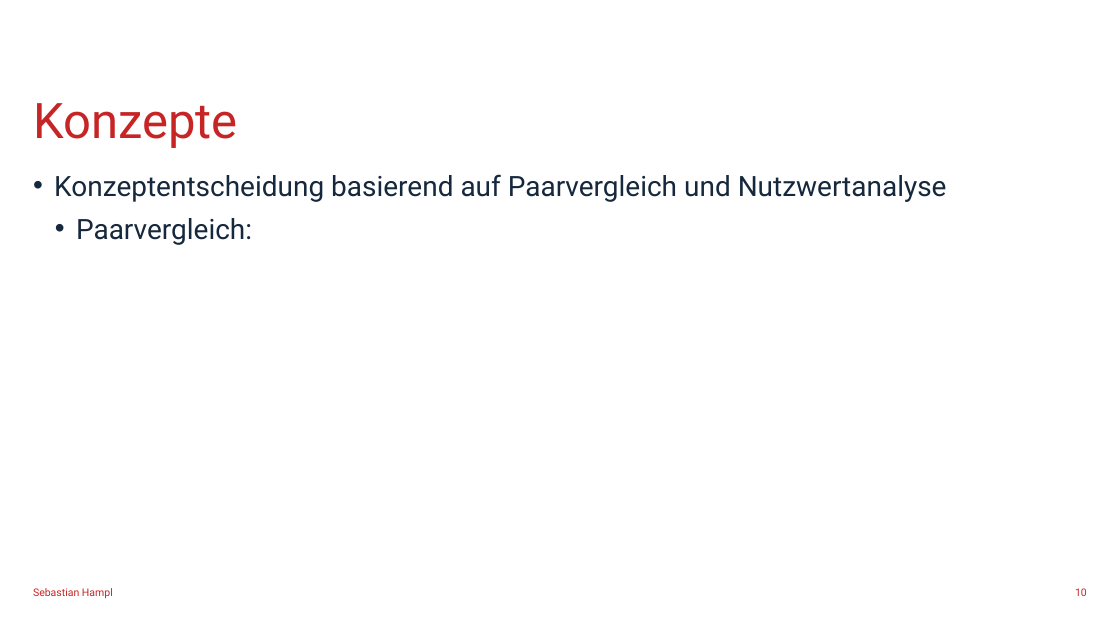
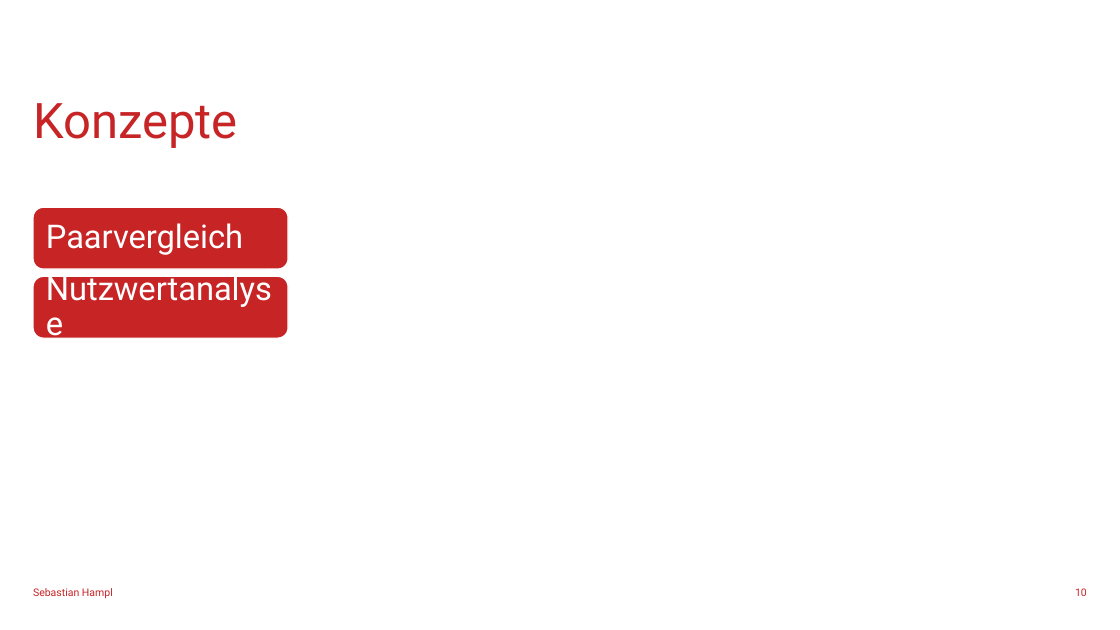
Before and after one commit to SebastianHampl18/Bachelorarbeit, a slide deck: slide 10 of Abschlussvortrag/Abschluss Sebastian Hampl.pptx. Drawn at 1120x630 pixels with LibreOffice and Linux fonts; fonts in the diff are those of the drawing; background and template pictures are left out. Boxes give left, top, right and bottom in pixels: in the first picture for what was removed or moved away, otherwise in the second. Text is boxed around its words. In the diff, an @@ line names an element or a change of style, - is before the commit and + after.

```diff
--- a/Abschlussvortrag/Abschluss Sebastian Hampl.pptx
+++ b/Abschlussvortrag/Abschluss Sebastian Hampl.pptx
@@ text removed at bbox=[54, 174, 947, 245] @@
-• Konzeptentscheidung basierend auf Paarvergleich und Nutzwertanalyse
-  • Paarvergleich:
@@ group added at bbox=[33, 208, 288, 338]: 2 rounded rectangles, 2 texts @@
+Paarvergleich
+Nutzwertanalyse
```
Also in this commit, not shown: 12 other slides changed, 22 slides added, 4 slides removed, 15 other files.
